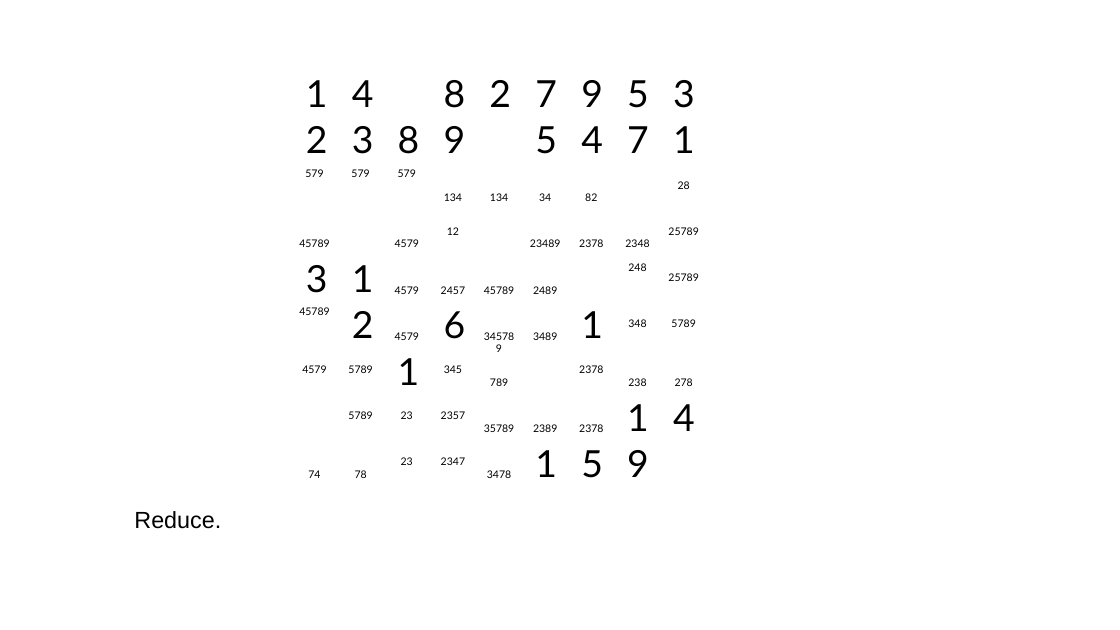
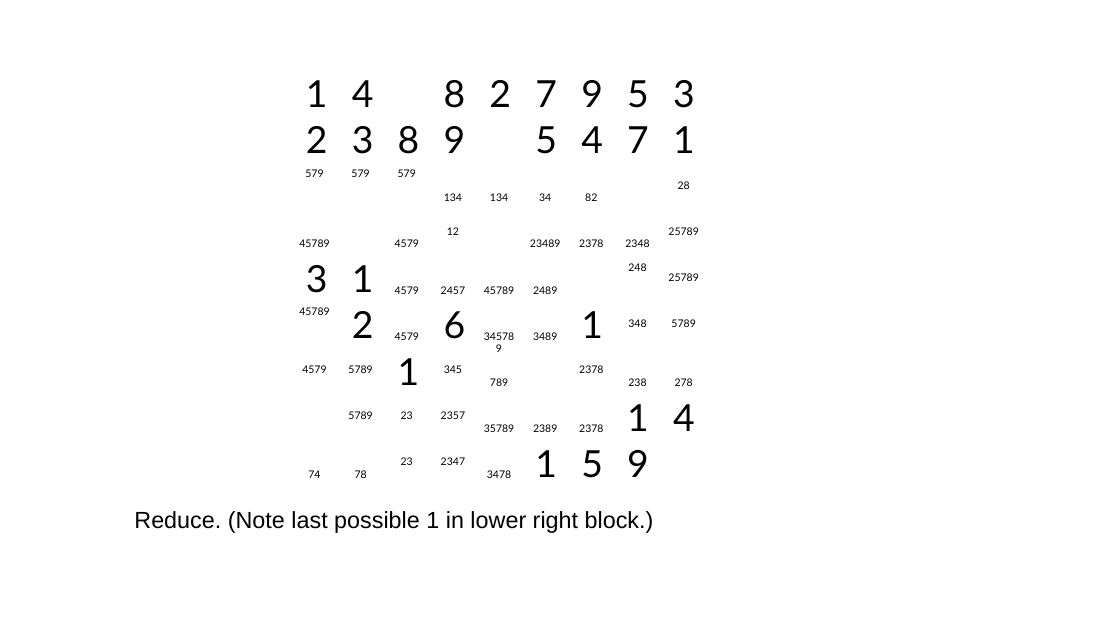
Before and after one commit to jhardis/WSJ_Number_Puzzles, a slide deck: slide 29 of 20260516_2.pptx. Drawn at 1120x630 pixels with LibreOffice and Linux fonts; fonts in the diff are those of the drawing; background and template pictures are left out. Boxes give left, top, right and bottom in pixels: in the first picture for what was removed or moved away, otherwise in the second. Text is boxed around its words. In the diff, an @@ line names an element or a change of style, - is before the commit and + after.

```diff
--- a/20260516_2.pptx
+++ b/20260516_2.pptx
@@ text at (134,511,654,533): text changed @@
-Reduce.
+Reduce. (Note last possible 1 in lower right block.)
```
Also in this commit, not shown: 1 other slide changed.
